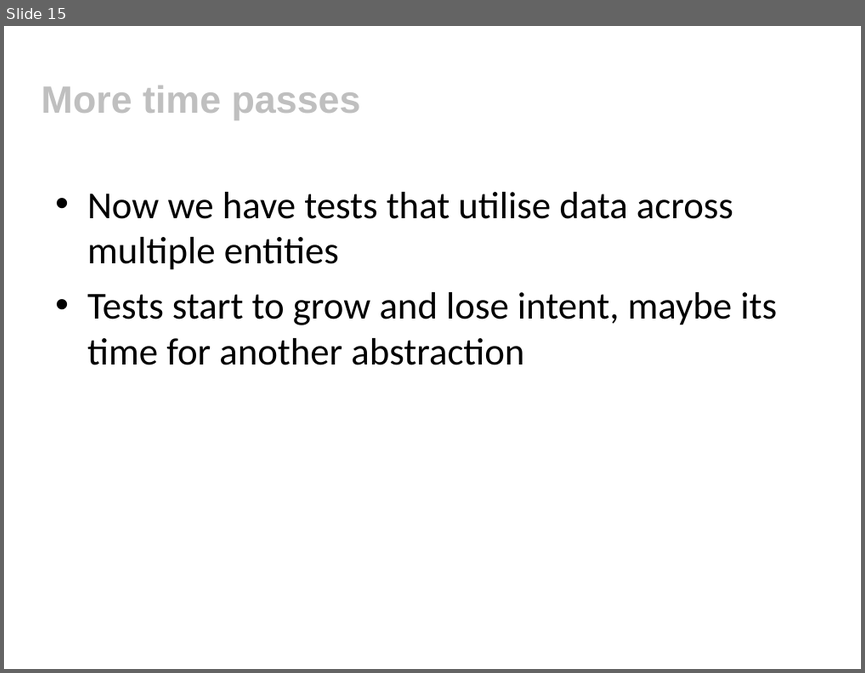
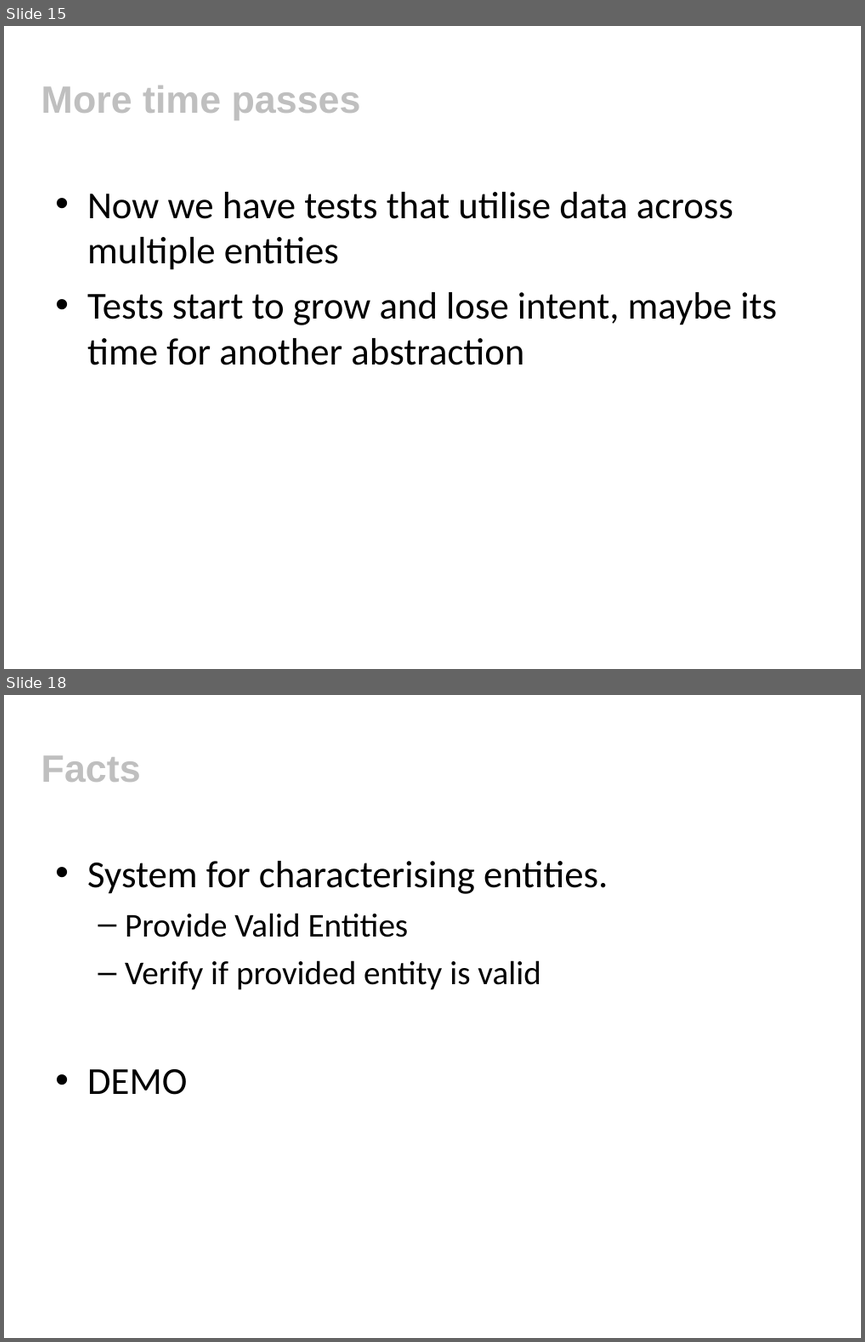
Before and after one commit to tobyclemson/test-data-generation-and-verification-presentation, a slide deck: test-data-generation-and-verification.ppt. Shown one above the other, each under a label of ours: slide 15 before the commit, slides 15 and 18 after it; the slides between them are not shown. The pictures are 865x673 and 865x1342 pixels, drawn with LibreOffice and Linux fonts; fonts in the diff are those of the drawing; background and template pictures are left out. Boxes give left, top, right and bottom in pixels: in the first picture for what was removed or moved away, otherwise in the second. Text is boxed around its words. In the diff, an @@ line names an element or a change of style, - is before the commit and + after.

```diff
--- a/test-data-generation-and-verification.ppt
+++ b/test-data-generation-and-verification.ppt
@@ slide 18 added at [4, 695, 861, 1338], background #FFFFFF @@
@@ title added at [41, 755, 141, 782], 32 pt, text #BFBFBF, bold @@
+Facts
@@ text added at [87, 861, 608, 1095], 28 pt, text #000000 @@
+• System for characterising entities.
+  – Provide Valid Entities
+  – Verify if provided entity is valid
+• DEMO
```
Also in this commit, not shown: 1 slide changed, 5 other slides added, 1 other file.
